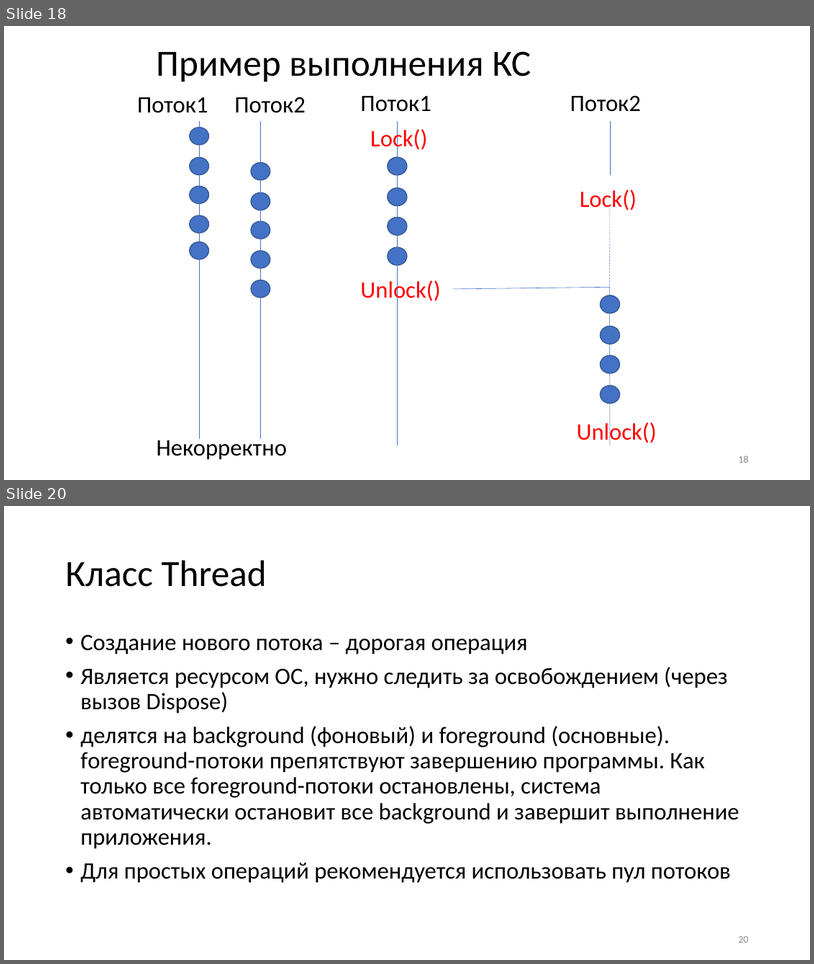
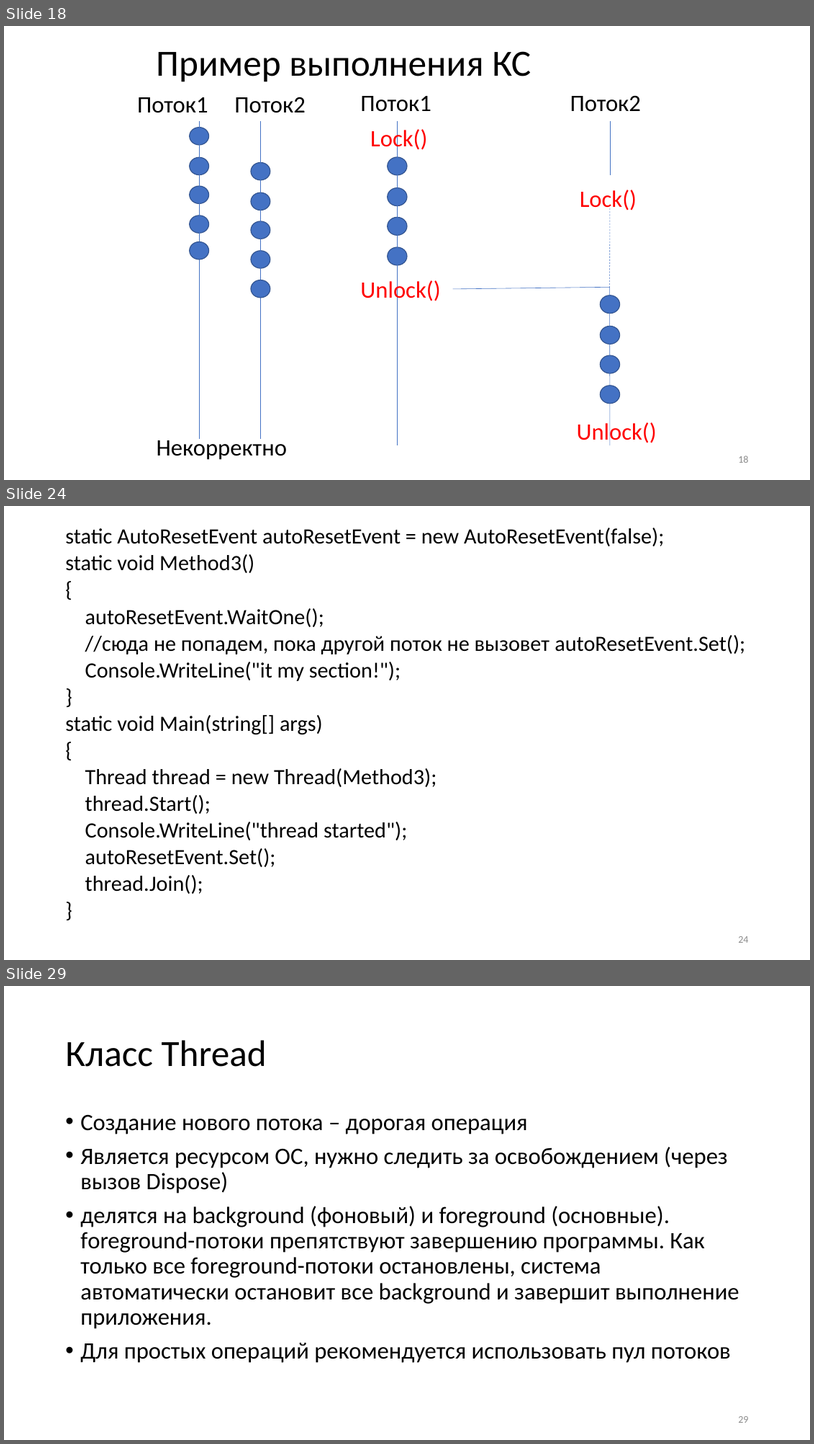
Before and after one commit to blockin90/Programming_PIB, a slide deck: Лекции/3 семестр/Часть 3/Программирование лекция 3.3.pptx. Shown one above the other, each under a label of ours: slides 18 and 20 before the commit, slides 18, 24 and 29 after it; the slides between them are not shown. The pictures are 814x964 and 814x1444 pixels, drawn with LibreOffice and Linux fonts; fonts in the diff are those of the drawing. Boxes give left, top, right and bottom in pixels: in the first picture for what was removed or moved away, otherwise in the second. Text is boxed around its words. In the diff, an @@ line names an element or a change of style, - is before the commit and + after.

```diff
--- a/Лекции/3 семестр/Часть 3/Программирование лекция 3.3.pptx
+++ b/Лекции/3 семестр/Часть 3/Программирование лекция 3.3.pptx
@@ slide 24 added at [4, 506, 810, 960], background #FFFFFF @@
@@ text added at [65, 528, 746, 893], 25.9 pt, text #000000 @@
+static AutoResetEvent autoResetEvent = new AutoResetEvent(false);
+static void Method3()
+{
+autoResetEvent.WaitOne();
+//сюда не попадем, пока другой поток не вызовет autoResetEvent.Set();
+Console.WriteLine("it my section!");
+}
+static void Main(string[] args)
+{
+Thread thread = new Thread(Method3);
+thread.Start();
+Console.WriteLine("thread started");
+autoResetEvent.Set();
+thread.Join();
+}
@@ page number added at [738, 936, 748, 942], 12 pt, text #8C8C8C @@
+24
@@ what was slide 20 is now slide 29 @@
@@ page number at [738, 1416, 748, 1422]: text changed @@
-20
+29
```
Also in this commit, not shown: 1 slide changed, 8 other slides added.
